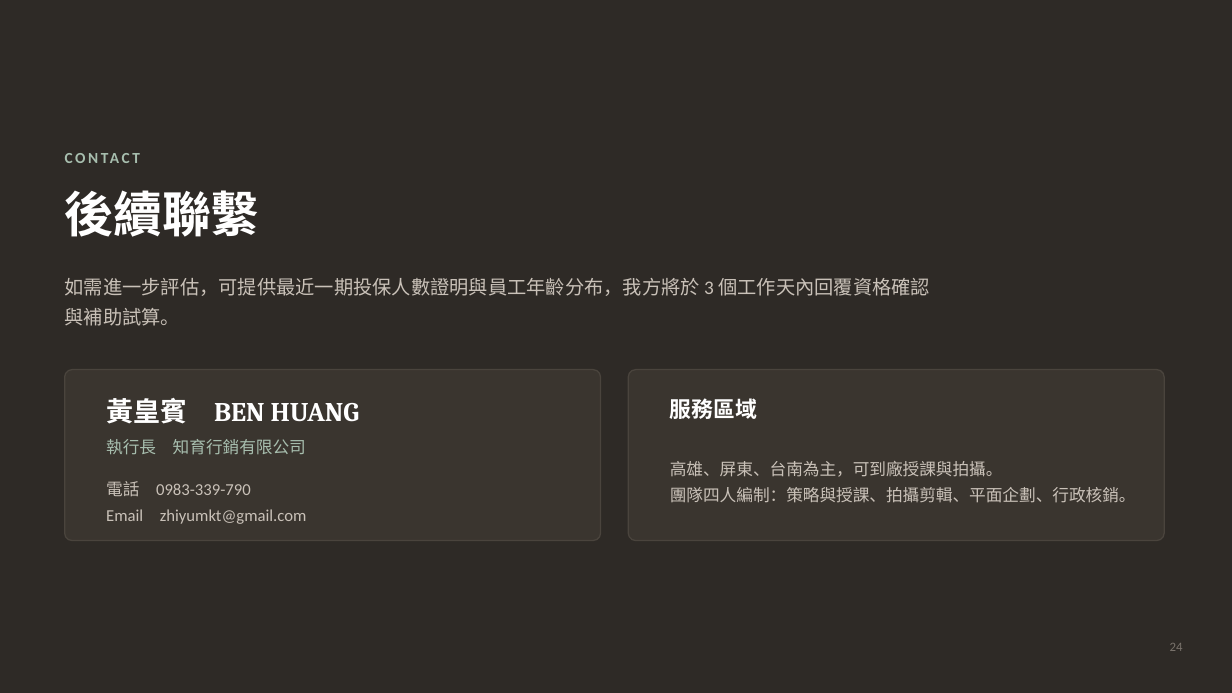
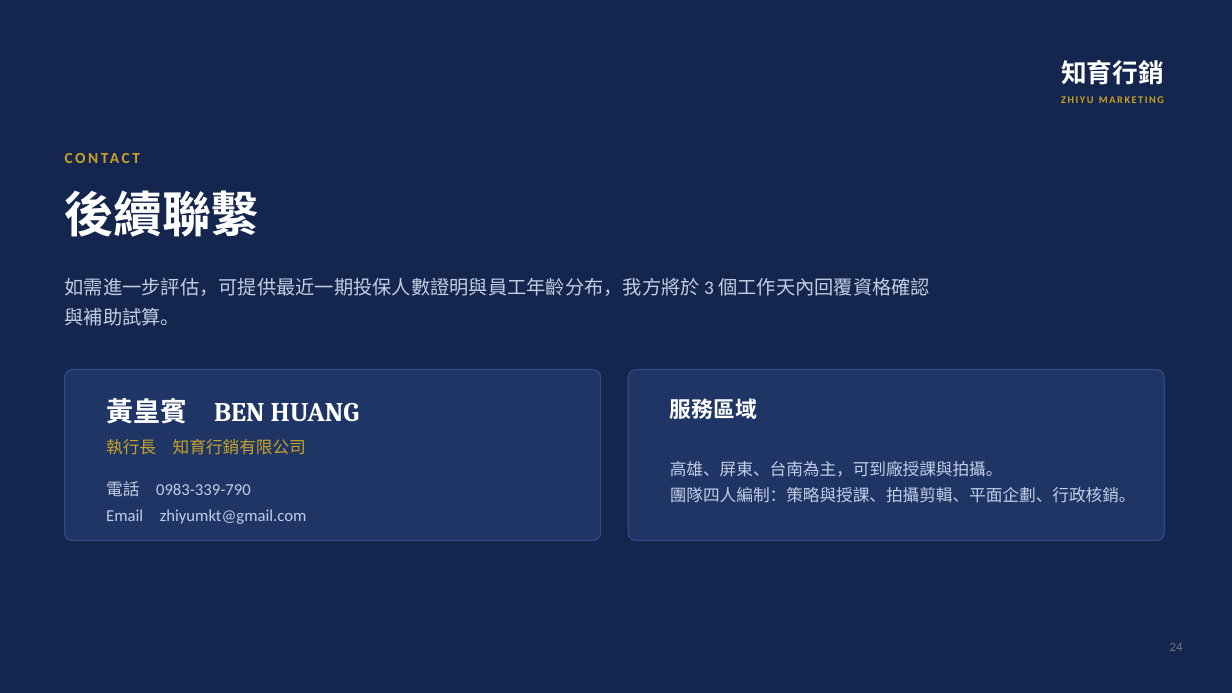
Before and after one commit to r820617-Ben/B, a slide deck: slide 25 of projects/大人提企業提案/知育行銷_大人提_計劃說明與服務內容.pptx. Drawn at 1232x693 pixels with LibreOffice and Linux fonts; fonts in the diff are those of the drawing. Boxes give left, top, right and bottom in pixels: in the first picture for what was removed or moved away, otherwise in the second. Text is boxed around its words. In the diff, an @@ line names an element or a change of style, - is before the commit and + after.

```diff
--- a/projects/大人提企業提案/知育行銷_大人提_計劃說明與服務內容.pptx
+++ b/projects/大人提企業提案/知育行銷_大人提_計劃說明與服務內容.pptx
@@ background #2E2A26 to #14264D @@
@@ text added at [1061, 60, 1164, 85], 20 pt, text #FFFFFF, bold @@
+知育行銷
@@ text added at [1061, 96, 1164, 103], 8 pt, text #C9A227, bold @@
+ZHIYU MARKETING
@@ text "CONTACT" at [65, 143, 804, 171]: text colour #A7BEAE to #C9A227 @@
@@ rounded rectangle at [65, 370, 601, 541]: fill #3A352F to #1E3566; outline #4A443D 1 pt to #2E4A85 1 pt @@
@@ rounded rectangle at [628, 370, 1165, 541]: fill #3A352F to #1E3566; outline #4A443D 1 pt to #2E4A85 1 pt @@
@@ text "執行長 知育行銷有限公司" at [106, 439, 306, 455]: text colour #A7BEAE to #C9A227 @@
@@ text colour #C9C1B8 to #C2CDE4 in 3 elements at [65, 278, 930, 326], [106, 481, 307, 524], [670, 461, 1136, 503] @@
@@ text "24" at [1170, 643, 1183, 651]: text colour #7A736C to #6E7689 @@
```
Also in this commit, not shown: 24 other slides changed, 3 other files.
